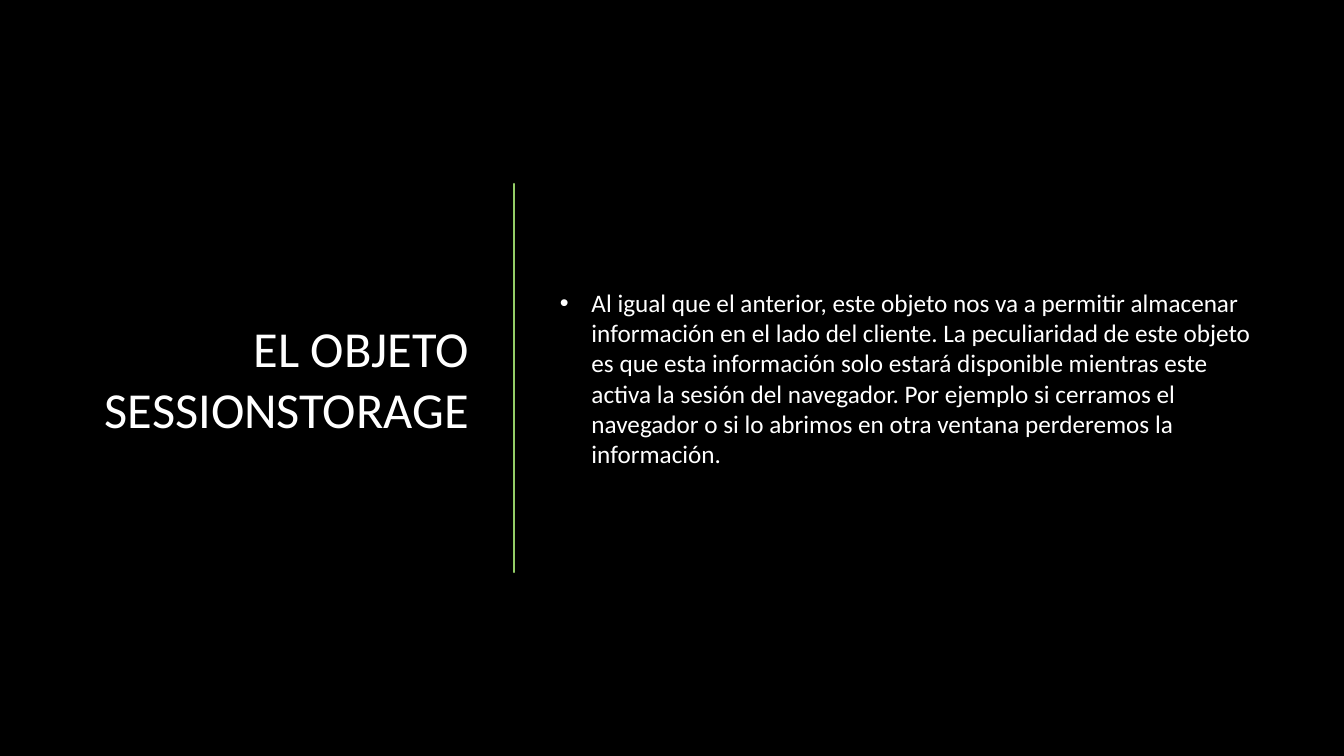
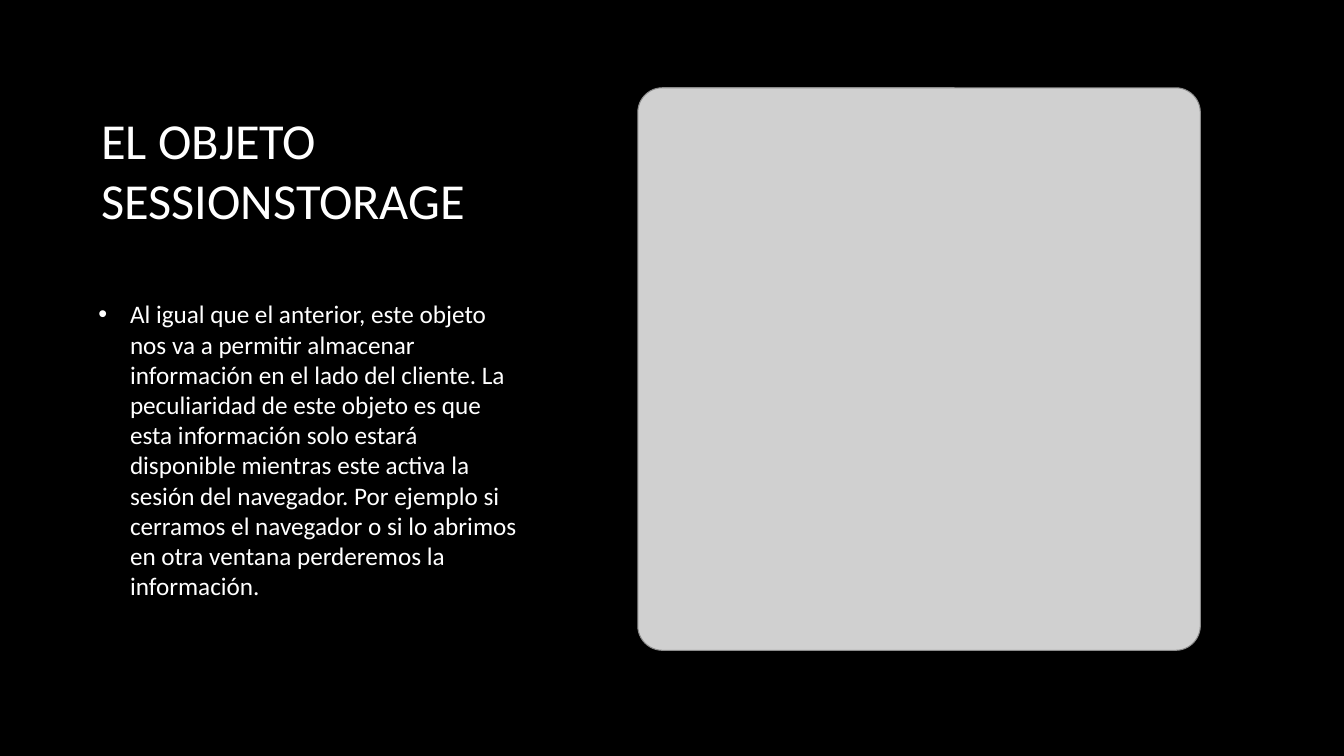
Before and after one commit to serdpa08/trabajoCaches, a slide deck: slide 14 of Trabajo almacenamiento cliente.pptx (slide 13 before the commit). Drawn at 1344x756 pixels with LibreOffice and Linux fonts; fonts in the diff are those of the drawing; grey boxes stand for pictures; background and template pictures are left out. Boxes give left, top, right and bottom in pixels: in the first picture for what was removed or moved away, otherwise in the second. Text is boxed around its words. In the diff, an @@ line names an element or a change of style, - is before the commit and + after.

```diff
--- a/Trabajo almacenamiento cliente.pptx
+++ b/Trabajo almacenamiento cliente.pptx
@@ title "EL OBJETO SESSIONSTORAGE": place and size @@
-title "EL OBJETO SESSIONSTORAGE" at <box>105,334,469,429</box>
+title "EL OBJETO SESSIONSTORAGE" at <box>101,126,465,220</box>
@@ title "EL OBJETO SESSIONSTORAGE" at <box>101,126,465,220</box>: alignment right to left @@
@@ picture added at <box>638,88,1201,650</box> @@
@@ line removed from (514, 184) to (514, 572) @@
@@ text "Al igual que el anterior, ..." rewrapped from <box>591,294,1250,463</box> to <box>130,305,516,596</box> @@
```
Also in this commit, not shown: 2 other slides changed, 2 slides added, 1 other file.
